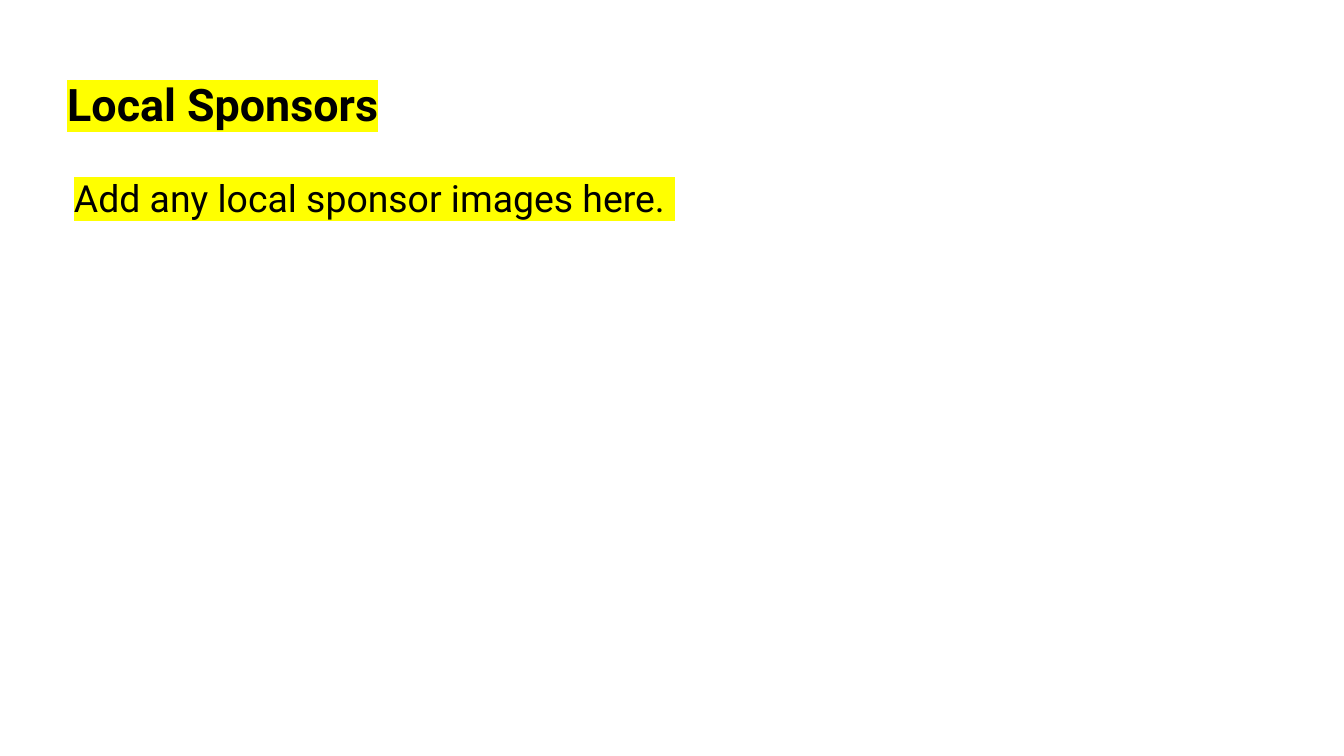
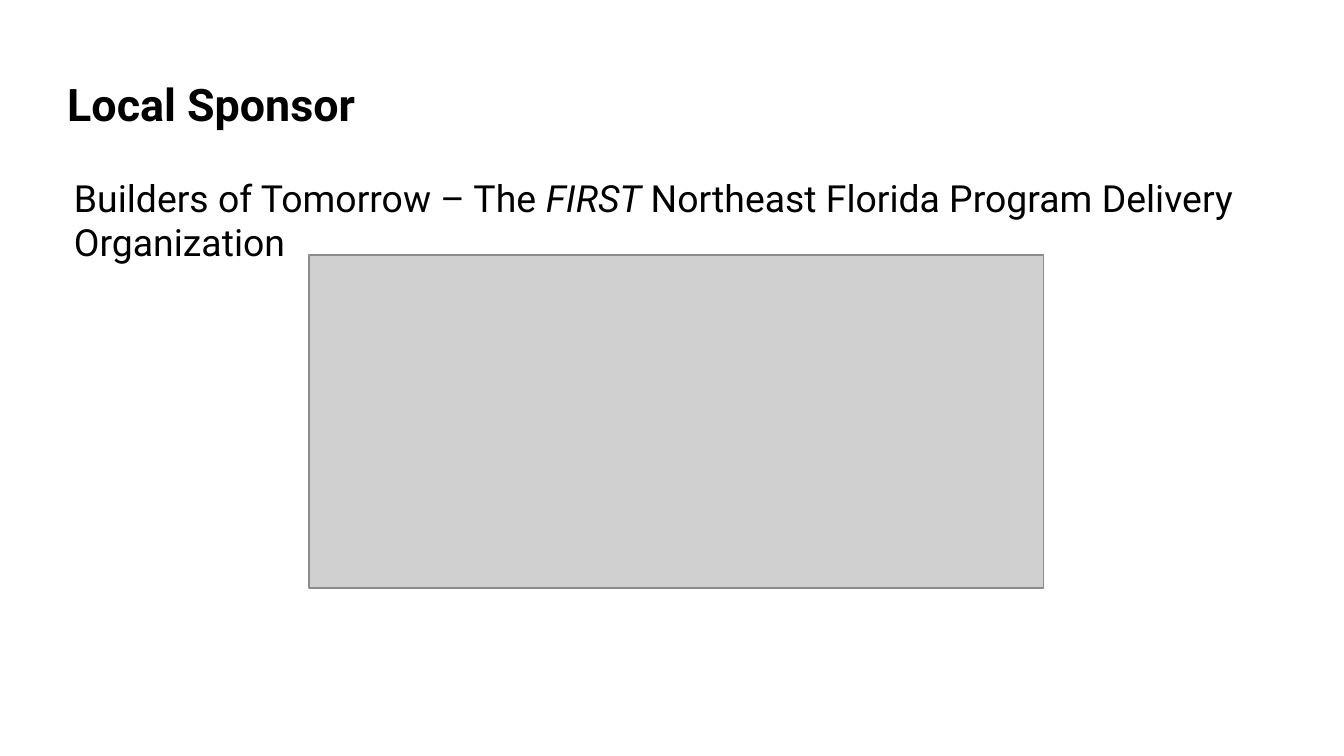
Before and after one commit to bpmerkel/FLLSlides, a slide deck: slide 5 of Api/Templates/Awards Ceremony - Short.pptx (slide 6 before the commit). Drawn at 1344x756 pixels with LibreOffice and Linux fonts; fonts in the diff are those of the drawing; grey boxes stand for pictures; background and template pictures are left out. Boxes give left, top, right and bottom in pixels: in the first picture for what was removed or moved away, otherwise in the second. Text is boxed around its words. In the diff, an @@ line names an element or a change of style, - is before the commit and + after.

```diff
--- a/Api/Templates/Awards Ceremony - Short.pptx
+++ b/Api/Templates/Awards Ceremony - Short.pptx
@@ title at [67, 87, 355, 130]: text changed @@
-Local Sponsors
+Local Sponsor
@@ text at [74, 183, 1233, 264]: text changed @@
-Add any local sponsor images here.
+Builders of Tomorrow – The FIRST Northeast Florida Program Delivery Organization
@@ picture added at [309, 255, 1043, 589] @@
```
Also in this commit, not shown: 1 slide added, 1 slide removed, 1 other file.
